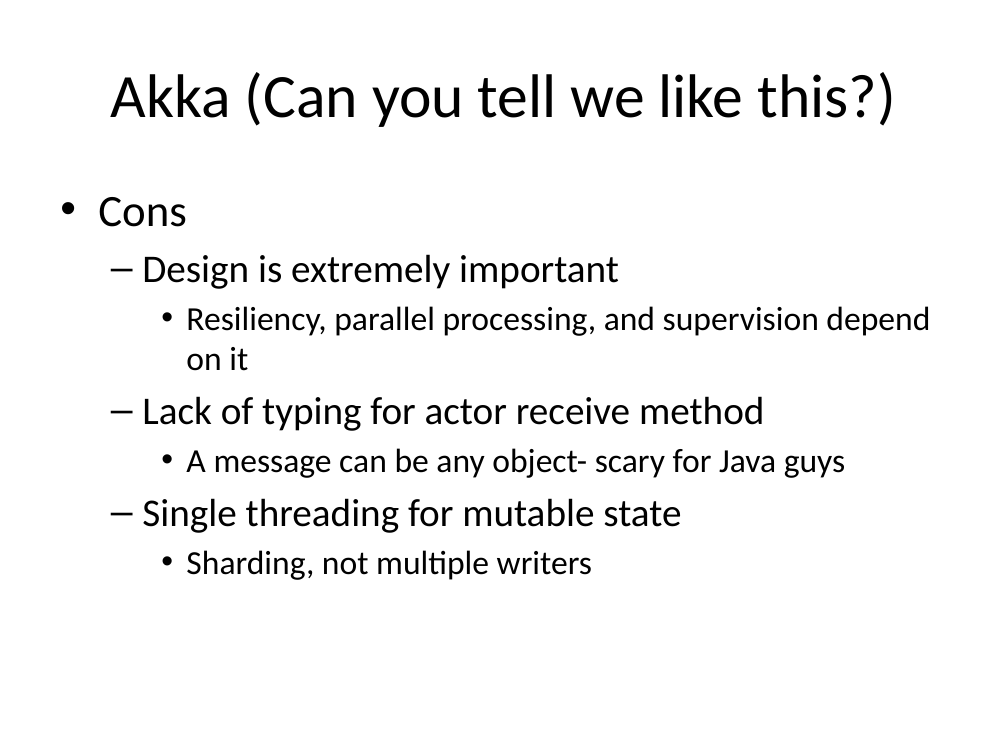
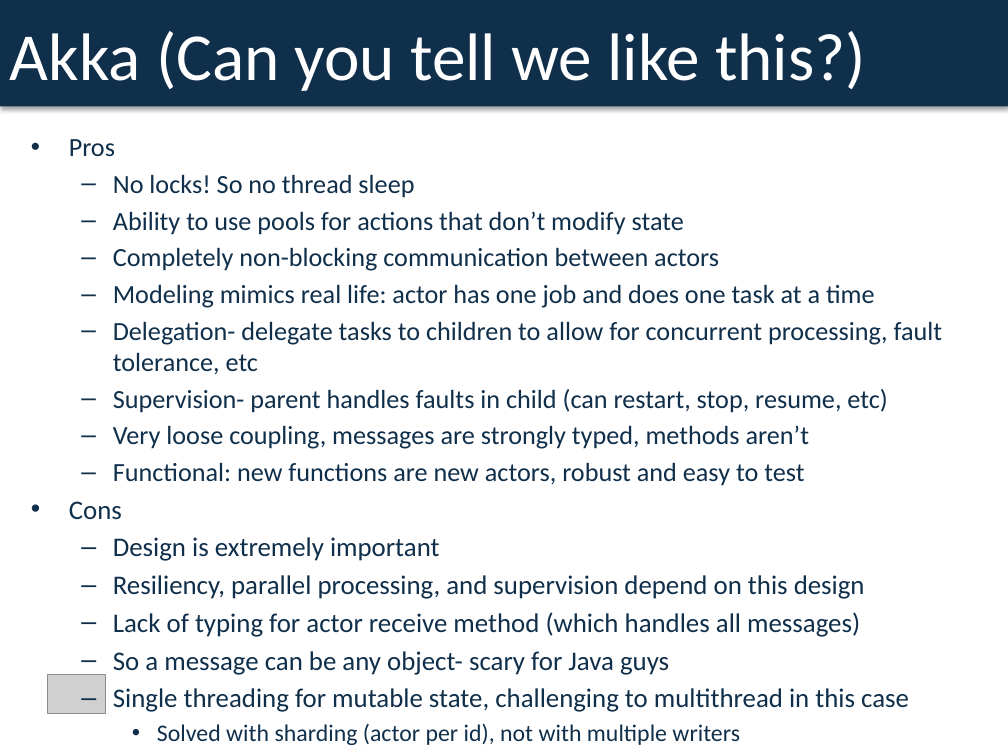
Before and after one commit to dspeele/react-vs-shared-state-inventory, a slide deck: slide 8 of React Vs Shared State Deck.pptx. Drawn at 1008x756 pixels with LibreOffice and Linux fonts; fonts in the diff are those of the drawing; grey boxes stand for pictures. Boxes give left, top, right and bottom in pixels: in the first picture for what was removed or moved away, otherwise in the second. Text is boxed around its words. In the diff, an @@ line names an element or a change of style, - is before the commit and + after.

```diff
--- a/React Vs Shared State Deck.pptx
+++ b/React Vs Shared State Deck.pptx
@@ rectangle "Akka (Can you tell we ..." resized from (x1=111, y1=72, x2=896, y2=127) to (x1=0, y1=0, x2=1008, y2=106) @@
@@ rectangle "Akka (Can you tell we ..." at (x1=0, y1=0, x2=1008, y2=106): size 44 to 48 pt, text colour #000000 to #FFFFFF; alignment centre to left; fill none to #102F4B; shadow on @@
@@ text "Pros" moved from (x1=98, y1=197, x2=930, y2=580) to (x1=69, y1=139, x2=943, y2=712) @@
@@ text at (x1=69, y1=139, x2=943, y2=486): paragraphs added @@
+• Pros
+  – No locks! So no thread sleep
+  – Ability to use pools for actions that don’t modify state
+  – Completely non-blocking communication between actors
+  – Modeling mimics real life: actor has one job and does one task at a time
+  – Delegation- delegate tasks to children to allow for concurrent processing, fault tolerance, etc
+  – Supervision- parent handles faults in child (can restart, stop, resume, etc)
+  – Very loose coupling, messages are strongly typed, methods aren’t
+  – Functional: new functions are new actors, robust and easy to test
@@ text at (x1=69, y1=501, x2=440, y2=561): size 32 to 19.3 pt in "Cons"; text colour #000000 to #102F4B in "Cons", "Design is extremely important"; size 28 to 19.3 pt in "Design is extremely important"; less space between paragraphs @@
@@ text at (x1=113, y1=575, x2=909, y2=712): text changed; size 24 to 19.3 pt; text colour #000000 to #102F4B @@
-    • Resiliency, parallel processing, and supervision depend on it
-  – Lack of typing for actor receive method
-    • A message can be any object- scary for Java guys
-  – Single threading for mutable state
-    • Sharding, not multiple writers
+  – Resiliency, parallel processing, and supervision depend on this design
+  – Lack of typing for actor receive method (which handles all messages)
+  – So a message can be any object- scary for Java guys
+  – Single threading for mutable state, challenging to multithread in this case
+    • Solved with sharding (actor per id), not with multiple writers
@@ picture added at (x1=47, y1=674, x2=106, y2=714) @@
```
Also in this commit, not shown: 11 other slides changed, 2 slides added, 3 slides removed.
